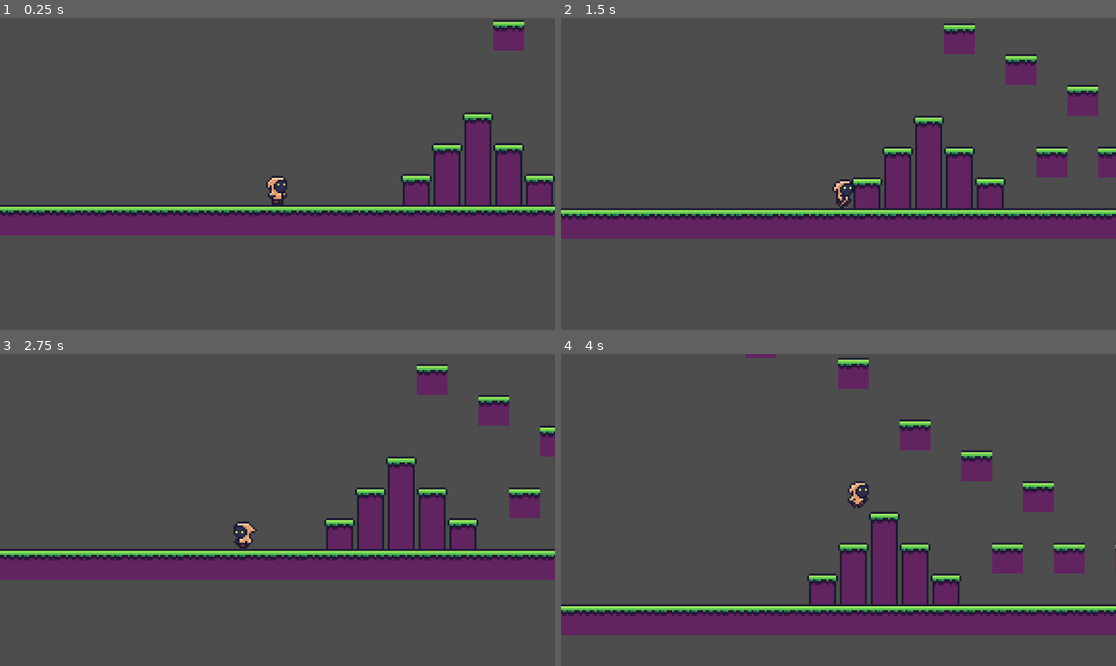
Above: before the commit, frames 1-4 (two rows, left to right).
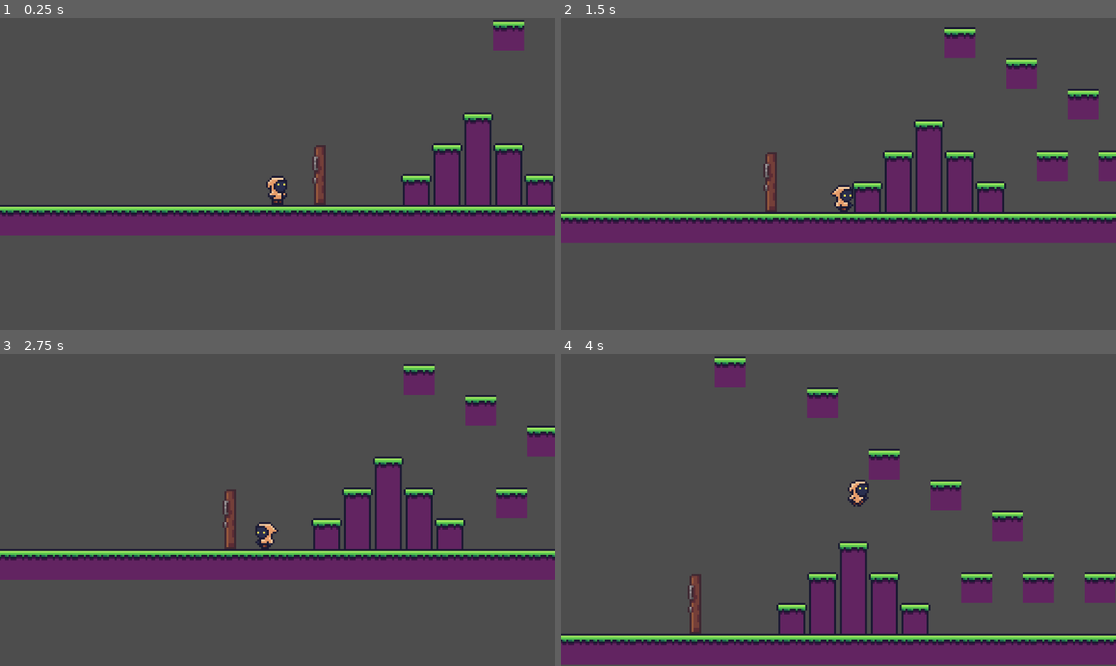
Above: after the commit, the same moments.

Repository: mnogono/godot-initial
Game: Godot game, scene res://Scenes/Levels/Level1.tscn
Same seed, same stepped clock (60 frames per second), same inputs: the game is played once before the commit and once after it.
Inputs:
- Up to frame 1 (0.25 s): no input
- Up to frame 2 (1.5 s): tap Enter (ui_accept) at 0.5, 0.77 s; hold Right (ui_right) from 0.53 s (still down)
- Up to frame 3 (2.75 s): tap Enter (ui_accept) at 1.52 s; release Right (ui_right) at 2.03 s; hold Left (ui_left) from 2.03 s (still down)
- Up to frame 4 (4 s): release Left (ui_left) at 2.78 s; hold Right (ui_right) from 2.78 s (still down); tap Enter (ui_accept) at 3.02, 3.77 s

The runs differ from the first frame. In frame 1, 0.4% of the frame differs, in the area x 56-59%, y 40-60%; in frame 2, 9.5%; in frame 3, 7.2%; in frame 4, 29%, in the area x 0-100%, y 0-100%.

Commit message:
wip door

Diff:
--- /dev/null
+++ b/Scenes/Door/door.gd
@@ -0,0 +1,31 @@
+extends Node2D
+
+@onready var sprite: Sprite2D = $Sprite2D
+@onready var wall_collision: CollisionShape2D = $StaticBody2D/CollisionShape2D
+@onready var trigger : Area2D = $Area2D
+
+var is_open = false
+
+const region_opened := Rect2i(208, 160, 16, 32)
+const region_closed := Rect2i(192, 160, 16, 32)
+
+# Called when the node enters the scene tree for the first time.
+func _ready() -> void:
+	sprite.region_enabled = true
+	close()
+
+func open() -> void:
+	is_open = true
+	sprite.region_rect = region_opened
+	wall_collision.disabled = true
+
+func close() -> void:
+	is_open = false
+	sprite.region_rect = region_closed
+	wall_collision.disabled = false
+
+func toggle() -> void:
+	if is_open:
+		close()
+	else:
+		open()
--- /dev/null
+++ b/Scenes/Door/door.tscn
@@ -0,0 +1,32 @@
+[gd_scene load_steps=5 format=3 uid="uid://dsklptbtjphyv"]
+
+[ext_resource type="Texture2D" uid="uid://ci3exmwb6c4k4" path="res://Assets/TileSet/Dangeon/Dungeon Tile Set.png" id="1_gv3j8"]
+[ext_resource type="Script" uid="uid://cksymiildeu6y" path="res://Scenes/Door/door.gd" id="1_rl688"]
+
+[sub_resource type="RectangleShape2D" id="RectangleShape2D_vwb6t"]
+size = Vector2(18, 31)
+
+[sub_resource type="RectangleShape2D" id="RectangleShape2D_rl688"]
+size = Vector2(16, 31)
+
+[node name="Door" type="Node2D"]
+script = ExtResource("1_rl688")
+
+[node name="Sprite2D" type="Sprite2D" parent="."]
+texture = ExtResource("1_gv3j8")
+region_enabled = true
+region_rect = Rect2(192, 160, 16, 32)
+
+[node name="StaticBody2D" type="StaticBody2D" parent="."]
+
+[node name="CollisionShape2D" type="CollisionShape2D" parent="StaticBody2D"]
+position = Vector2(1, 0.5)
+shape = SubResource("RectangleShape2D_vwb6t")
+
+[node name="Area2D" type="Area2D" parent="."]
+visible = false
+disable_mode = 1
+
+[node name="CollisionShape2D" type="CollisionShape2D" parent="Area2D"]
+position = Vector2(0, 0.5)
+shape = SubResource("RectangleShape2D_rl688")
--- a/Scenes/Levels/Level1.tscn
+++ b/Scenes/Levels/Level1.tscn
@@ -1,7 +1,8 @@
-[gd_scene load_steps=5 format=4 uid="uid://lnopqsliqxvl"]
+[gd_scene load_steps=6 format=4 uid="uid://lnopqsliqxvl"]
 
 [ext_resource type="Texture2D" uid="uid://dv7nd3ixncdhv" path="res://Assets/Sprites/tiles_1.png" id="1_5jgm0"]
 [ext_resource type="PackedScene" uid="uid://dulhtfuferumx" path="res://Scenes/Player/player.tscn" id="2_36ke7"]
+[ext_resource type="PackedScene" uid="uid://dsklptbtjphyv" path="res://Scenes/Door/door.tscn" id="3_riv1q"]
 
 [sub_resource type="TileSetAtlasSource" id="TileSetAtlasSource_36ke7"]
 texture = ExtResource("1_5jgm0")
@@ -111,3 +112,6 @@
 tile_set = SubResource("TileSet_riv1q")
 
 [node name="Player" parent="." instance=ExtResource("2_36ke7")]
+
+[node name="Area2D" parent="." instance=ExtResource("3_riv1q")]
+position = Vector2(26, -16)
--- a/Scenes/Player/player.tscn
+++ b/Scenes/Player/player.tscn
@@ -119,12 +119,13 @@
 
 [sub_resource type="CapsuleShape2D" id="CapsuleShape2D_tugb3"]
 radius = 4.0
-height = 16.0
+height = 12.0
 
 [node name="Player" type="CharacterBody2D"]
 script = ExtResource("1_a3d8c")
 
 [node name="Camera2D" type="Camera2D" parent="."]
+visible = false
 position = Vector2(0, -16)
 zoom = Vector2(4, 4)
 position_smoothing_enabled = true
@@ -136,5 +137,5 @@
 autoplay = "idle"
 
 [node name="CollisionShape2D" type="CollisionShape2D" parent="."]
-position = Vector2(0, -8)
+position = Vector2(0, -6)
 shape = SubResource("CapsuleShape2D_tugb3")
Binary file added: Assets/TileSet/Dangeon/Dungeon Tile Set.png
Not shown, added: Assets/TileSet/Dangeon/Dungeon Tile Set.png.import
Not shown, added: Scenes/Door/door.gd.uid
